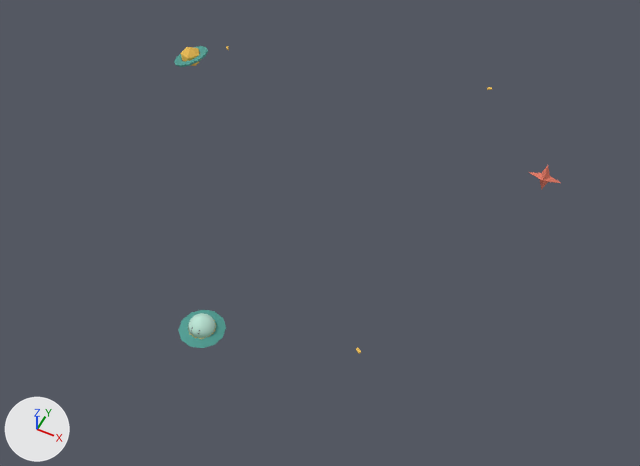
An edit to the Blender file assets/source/orbital-accessory.blend, drawn before and after from the same camera.
Both versions are drawn from a 50 mm lens placed at (1.17, -2.34, 2.81), pointed at (0.09, -0.17, 0.1). The axes (+X, +Y, +Z) are drawn at lower left. The lights are the same throughout. The older version comes first.

Names of what the first picture shows: 'effect-pocket-galaxy_orbit_effect-pocket-galaxy__root_mesh'.
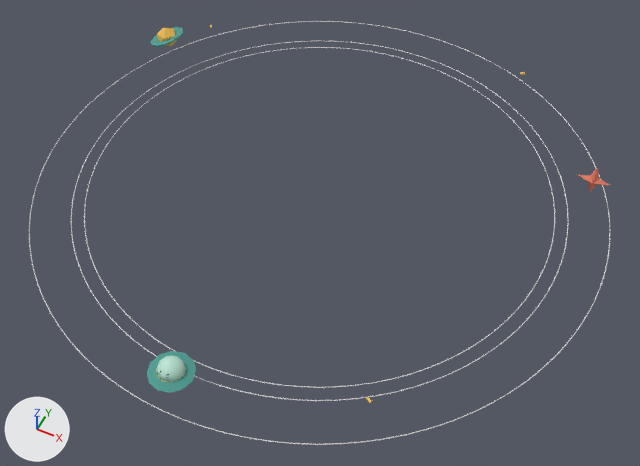
Pixel boxes [x1, y1, x2, y2] of what changed, in the pictures (640 x 466 px; the box of a moved part takes in the faces that stretch with it):
'effect-pocket-galaxy_orbit_effect-pocket-galaxy__root_mesh', reshaped, moved (20% wider, 23% taller): before [174, 46, 561, 354]; after [147, 25, 611, 403]
'Qualified orbit outer', added: after [29, 21, 611, 445]
'Qualified orbit inner', added: after [71, 41, 569, 401]
'Measured moving leg envelope', added: after [84, 47, 555, 388]
part 1 of me_pocket_coral_compass_star_019, moved or reshaped: before [178, 310, 226, 348]; after [147, 351, 196, 393]
part 2 of me_pocket_coral_compass_star_019, moved or reshaped: before [188, 313, 216, 338]; after [156, 355, 186, 382]
part 3 of me_pocket_coral_compass_star_019, moved or reshaped: before [180, 47, 202, 66]; after [157, 28, 177, 46]
part 4 of me_pocket_coral_compass_star_019, moved or reshaped: before [174, 46, 208, 67]; after [151, 27, 184, 47]

The change in detail:
Material 'Qualified orbit outer' (mat_qualified_orbit_outer) is new.
Its base color is (0.8, 0.8, 0.8) (white #e7e7e7).
Material 'Qualified orbit inner' (mat_qualified_orbit_inner) is new.
Its base color is (0.8, 0.8, 0.8) (white #e7e7e7).
Material 'Measured moving leg envelope' (mat_measured_moving_leg_envelope) is new.
Its base color is (0.8, 0.8, 0.8) (white #e7e7e7).
me_pocket_coral_compass_star_019 is used by ob_effect_pocket_galaxy_orbit_effect_pocket_galaxy__root_mesh; parent ob_orbit_effect_pocket_galaxy__root; location (0.0887, 0.0367, 0.0).
me_pocket_coral_compass_star_019 had 206 vertices, 180 faces and spanned x -1.0..0.82, y -1.03..0.76, z 0.22..0.37.
me_pocket_coral_compass_star_019 now has 206 vertices, 180 faces and spans x -1.36..0.82, y -1.3..0.85, z 0.22..0.37.
me_pocket_coral_compass_star_019 part 1: the loose piece of 48 vertices spanning x -0.17..-0.01, y -1.03..-0.86, z 0.28..0.31 is moved by (-0.18, -0.27, 0.0).
me_pocket_coral_compass_star_019 part 2: the loose piece of 48 vertices spanning x -0.14..-0.04, y -0.99..-0.9, z 0.31..0.35 is moved by (-0.18, -0.27, 0.0).
me_pocket_coral_compass_star_019 part 3: the loose piece of 12 vertices spanning x -0.97..-0.88, y 0.28..0.36, z 0.27..0.37 is moved by (-0.36, 0.0, 0.0).
me_pocket_coral_compass_star_019 part 4: the loose piece of 48 vertices spanning x -1.0..-0.84, y 0.24..0.4, z 0.29..0.36 is moved by (-0.36, 0.0, 0.0).
Other edits to the shape of me_pocket_coral_compass_star_019 do not show in these pictures.
Mesh me_torus_002 is new.
It has 384 vertices, 384 faces and spans x -1.19..1.19, y -1.19..1.19, z 0.0.
It uses material mat_qualified_orbit_outer (white #e7e7e7).
Mesh me_torus_001 is new.
It has 384 vertices, 384 faces and spans x -1.02..1.02, y -1.02..1.02, z 0.0.
It uses material mat_qualified_orbit_inner (white #e7e7e7).
Mesh me_torus is new.
It has 384 vertices, 384 faces and spans x -0.97..0.97, y -0.97..0.97, z 0.0.
It uses material mat_measured_moving_leg_envelope (white #e7e7e7).
Object 'effect-pocket-galaxy_orbit_effect-pocket-galaxy__root_mesh' (ob_effect_pocket_galaxy_orbit_effect_pocket_galaxy__root_mesh) moves from (0.0887, 0.0367, 0.0) to (0.269, 0.111, 0.0).
Object 'Qualified orbit outer' (ob_qualified_orbit_outer) is new; it shows me_torus_002.
Its location is (0.0, 0.0, 0.17).
Object 'Qualified orbit inner' (ob_qualified_orbit_inner) is new; it shows me_torus_001.
Its location is (0.0, 0.0, 0.17).
Object 'Measured moving leg envelope' (ob_measured_moving_leg_envelope) is new; it shows me_torus.
Its location is (0.0, 0.0, 0.17).
